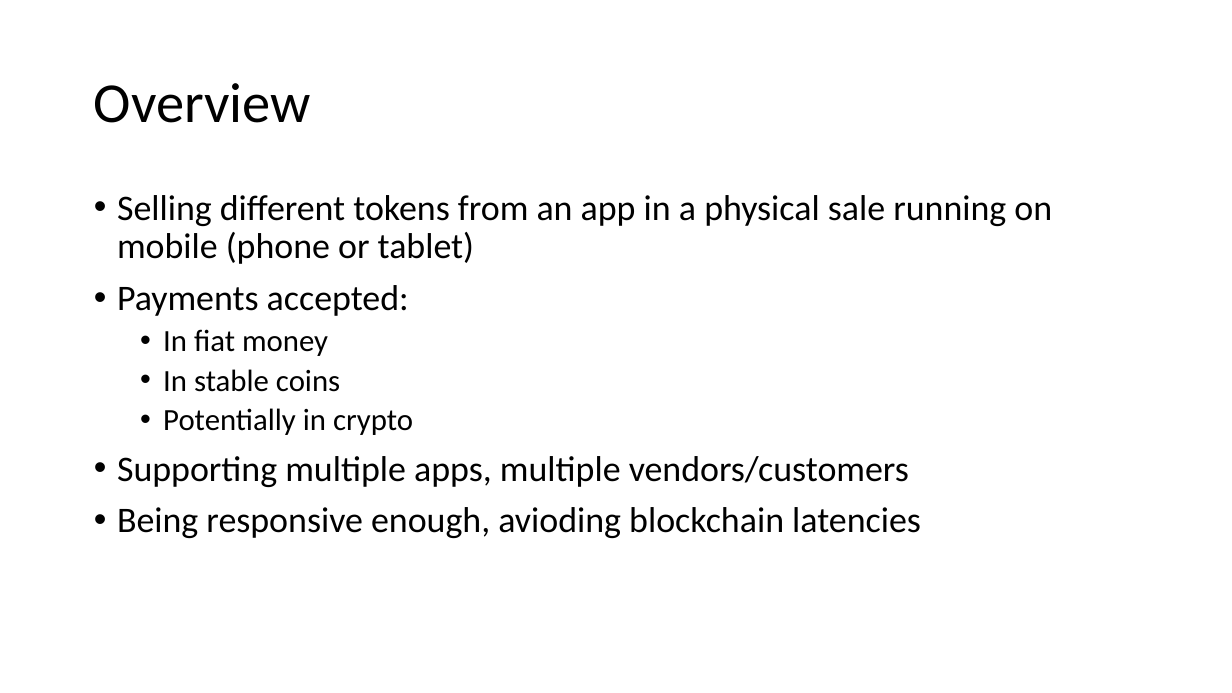
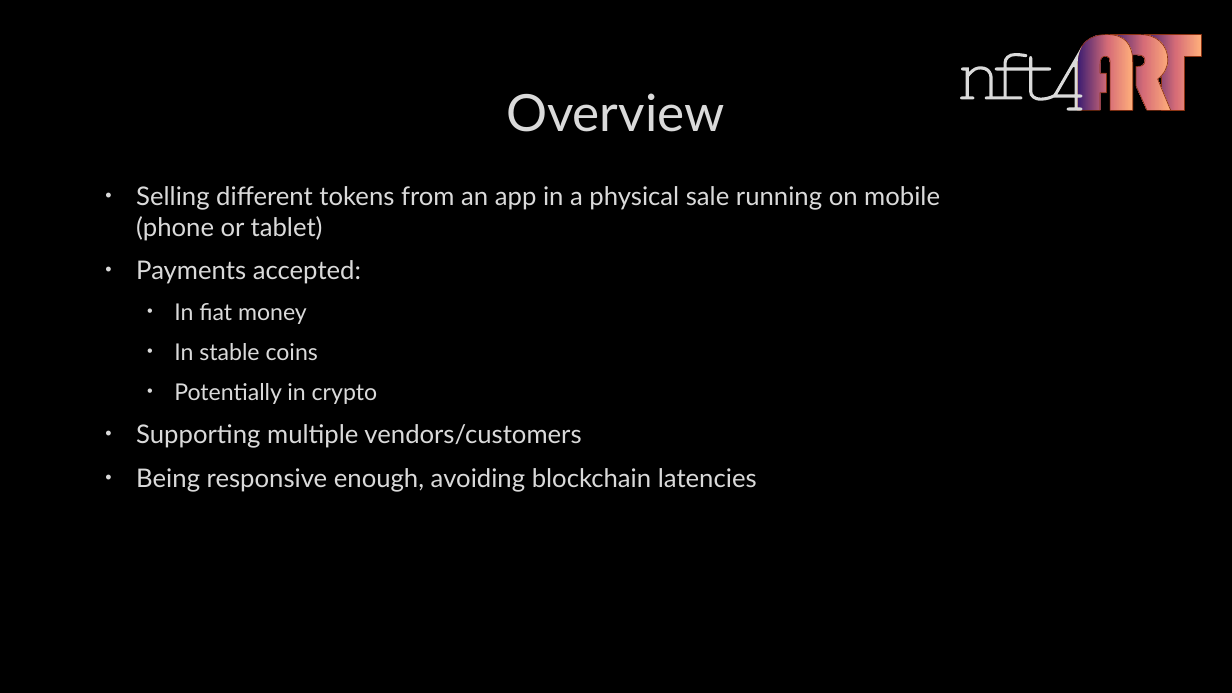
Before and after one commit to PhilippeMeyer/nft4Art, a slide deck: slide 2 of specs.pptx. Drawn at 1232x693 pixels with LibreOffice and Linux fonts; fonts in the diff are those of the drawing; background and template pictures are left out. Boxes give left, top, right and bottom in pixels: in the first picture for what was removed or moved away, otherwise in the second. Text is boxed around its words. In the diff, an @@ line names an element or a change of style, - is before the commit and + after.

```diff
--- a/specs.pptx
+++ b/specs.pptx
@@ background #FFFFFF to picture (left out) @@
@@ group added at <box>960,34,1202,111</box>: 5 freeform shapes @@
@@ title "Overview": place and size @@
-title "Overview" at <box>94,83,311,123</box>
+title "Overview" at <box>506,93,724,132</box>
@@ title "Overview" at <box>506,93,724,132</box>: size 44 to 40 pt, font Calibri to Lato, text colour #000000 to #DADADA, letter outline none to #404040 0.75 pt; alignment left to centre; line spacing 0.9 to 1 @@
@@ text "Selling different tokens from an ...": place and size @@
-text "Selling different tokens from an ..." at <box>117,195,1052,538</box>
+text "Selling different tokens from an ..." at <box>136,186,940,492</box>
@@ text at <box>136,186,940,404</box>: size 28 to 20 pt in "Selling different tokens from an app in ...", "Payments accepted:"; font Calibri to Lato, text colour #000000 to #DADADA, letter outline none to #404040 0.75 pt in "Selling different tokens from an app in ...", "Payments accepted:", "In fiat money", "In stable coins" and 1 more places; size 24 to 18 pt in "In fiat money", "In stable coins", "Potentially in crypto"; indent changed; line spacing 0.9 to 1; more space between paragraphs @@
@@ text at <box>136,424,757,492</box>: text changed; size 28 to 20 pt; font Calibri to Lato; text colour #000000 to #DADADA @@
-• Supporting multiple apps, multiple vendors/customers
-• Being responsive enough, avioding blockchain latencies
+• Supporting multiple vendors/customers
+• Being responsive enough, avoiding blockchain latencies
```
Also in this commit, not shown: 10 other slides changed, 3 slides added, 2 slides removed.
